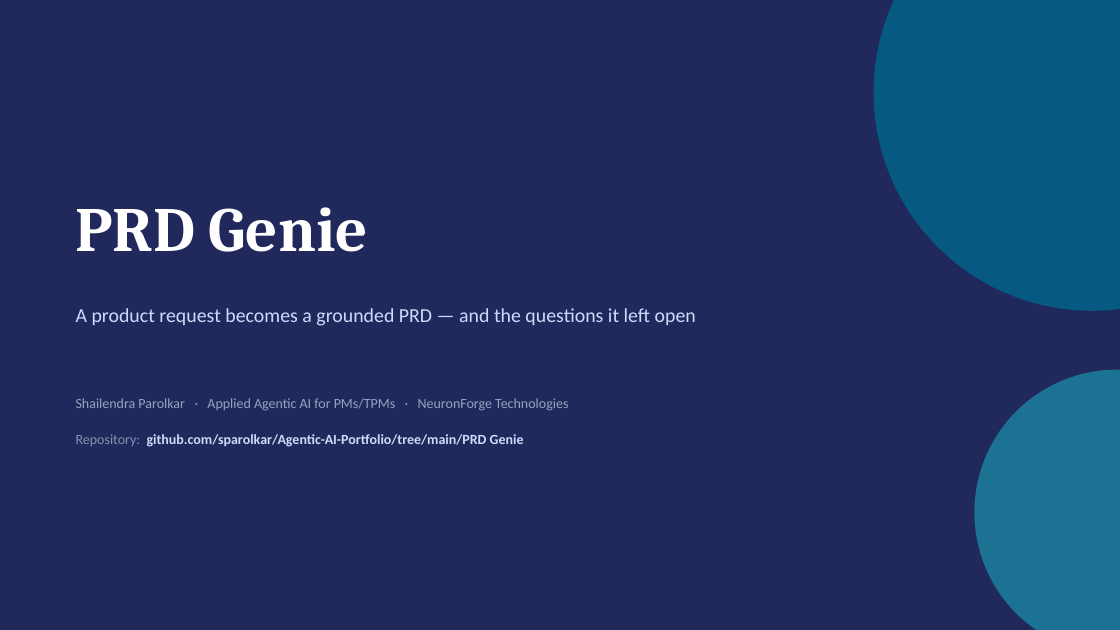
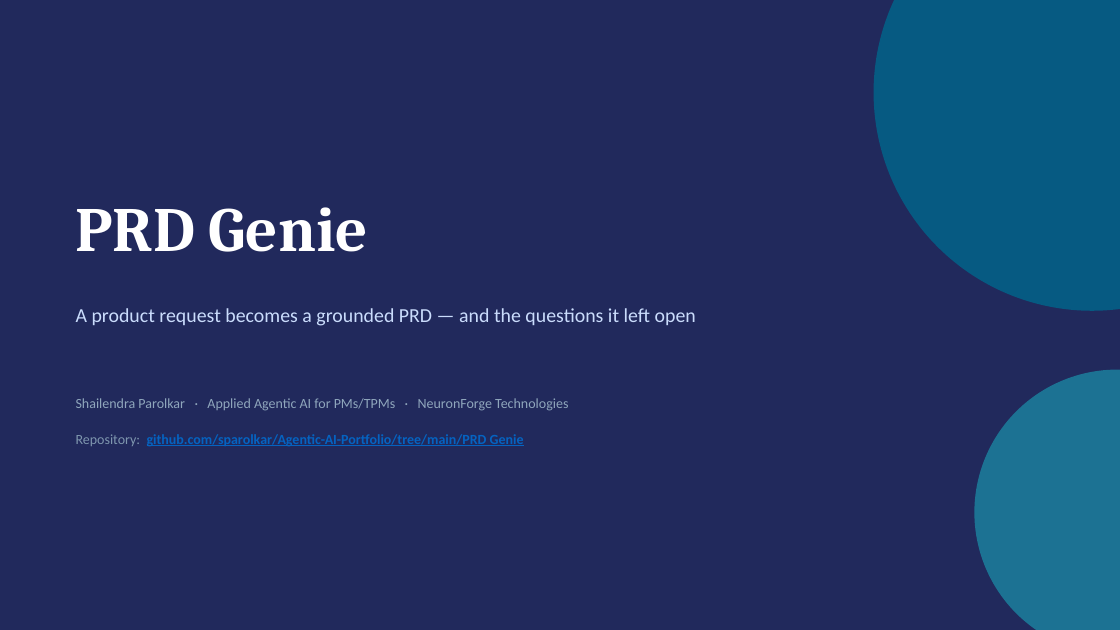
Before and after one commit to sparolkar/Agentic-AI-Portfolio, a slide deck: slide 1 of PRD Genie/PRD-Genie-Deck.pptx. Drawn at 1120x630 pixels with LibreOffice and Linux fonts; fonts in the diff are those of the drawing. Boxes give left, top, right and bottom in pixels: in the first picture for what was removed or moved away, otherwise in the second. Text is boxed around its words. In the diff, an @@ line names an element or a change of style, - is before the commit and + after.

```diff
--- a/PRD Genie/PRD-Genie-Deck.pptx
+++ b/PRD Genie/PRD-Genie-Deck.pptx
@@ text "Repository: github.com/sparolkar/Agentic-AI-Portfolio/tree/m ..." at [76,434,524,446]: text colour #CADCFC to #0563C1, underline on in "github.com/sparolkar/Agentic-AI-Portfolio/tree/main/PRD Geni ..." @@
```
Also in this commit, not shown: 1 other slide changed.
